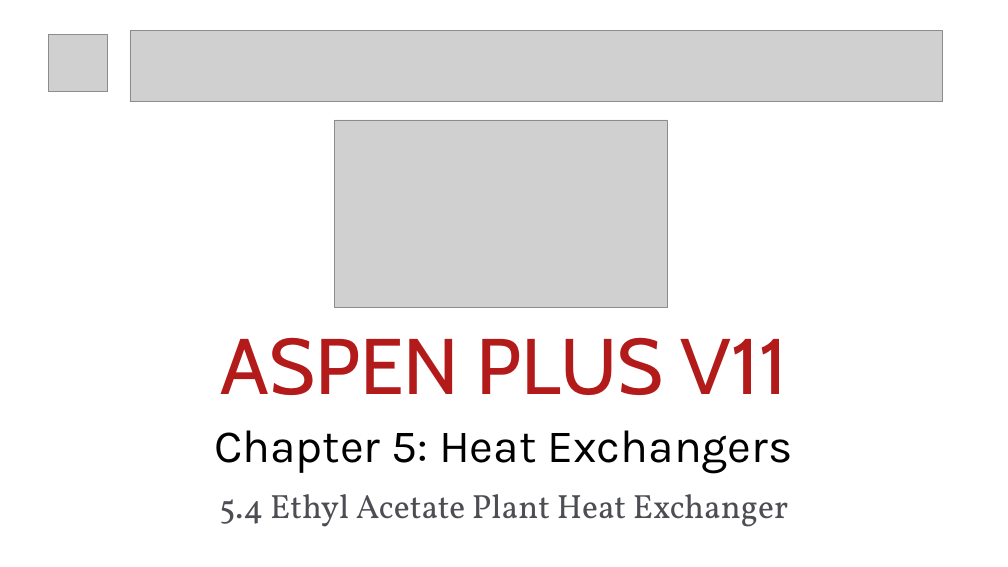
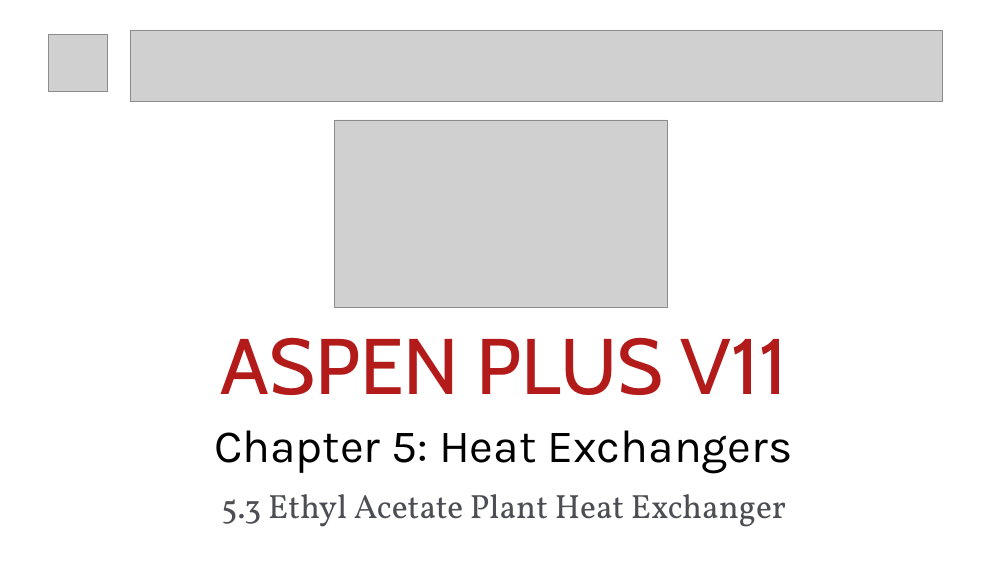
Before and after one commit to btanti/aspen-tutorials, a slide deck: slide 11 of Title Designs/Title Designs.pptx (slide 12 before the commit). Drawn at 1008x567 pixels with LibreOffice and Linux fonts; fonts in the diff are those of the drawing; grey boxes stand for pictures. Boxes give left, top, right and bottom in pixels: in the first picture for what was removed or moved away, otherwise in the second. Text is boxed around its words. In the diff, an @@ line names an element or a change of style, - is before the commit and + after.

```diff
--- a/Title Designs/Title Designs.pptx
+++ b/Title Designs/Title Designs.pptx
@@ text at (221, 494, 786, 527): text changed @@
-5.4 Ethyl Acetate Plant Heat Exchanger
+5.3 Ethyl Acetate Plant Heat Exchanger
```
Also in this commit, not shown: 4 other slides changed, 1 slide removed, 26 other files.
